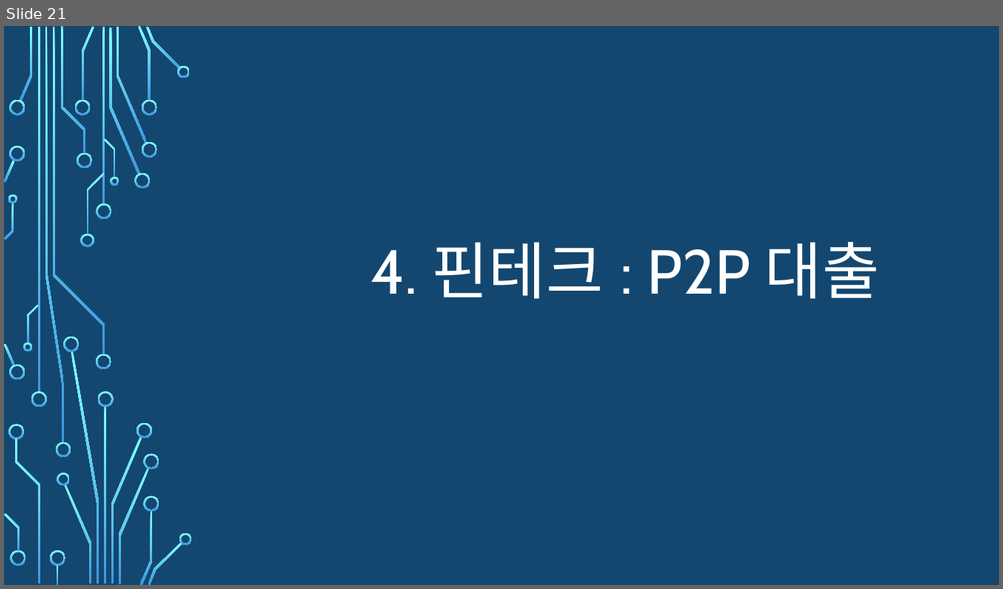
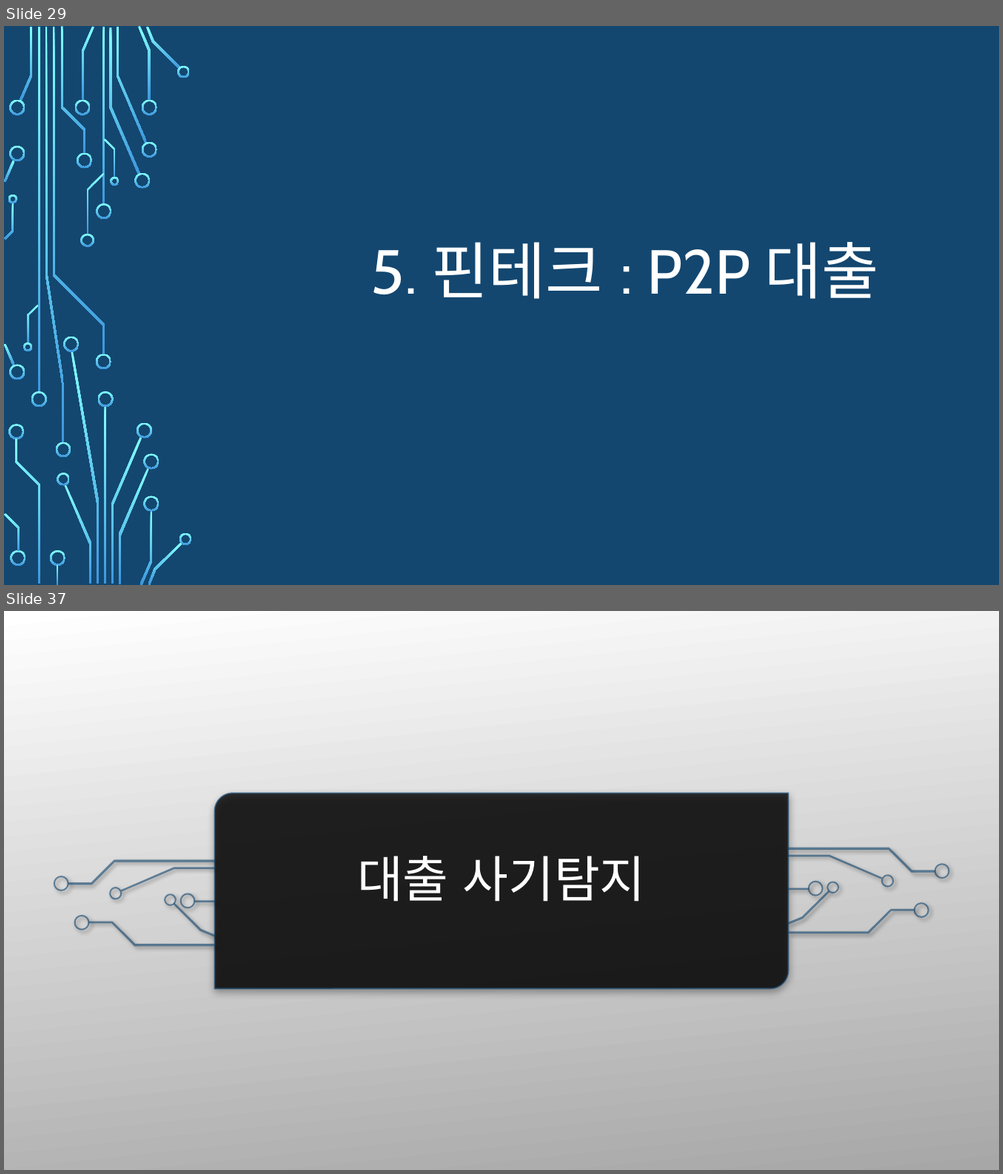
Before and after one commit to zerosum99/python_data_analysis, a slide deck: 금융/4차 산업혁명을 위한 금융.pptx. Shown one above the other, each under a label of ours: slide 21 before the commit, slides 29 and 37 after it; the slides between them are not shown. The pictures are 1003x589 and 1003x1174 pixels, drawn with LibreOffice and Linux fonts; fonts in the diff are those of the drawing; background and template pictures are left out. Boxes give left, top, right and bottom in pixels: in the first picture for what was removed or moved away, otherwise in the second. Text is boxed around its words. In the diff, an @@ line names an element or a change of style, - is before the commit and + after.

```diff
--- a/금융/4차 산업혁명을 위한 금융.pptx
+++ b/금융/4차 산업혁명을 위한 금융.pptx
@@ slide 37 added at (4, 611, 999, 1170), background picture (left out) @@
@@ rectangle added at (4, 611, 999, 1170), fill gradient #FFFFFF to #A7A7A7 @@
@@ round diag rect added at (214, 793, 788, 988), fill #000000 at 80% opacity, outline #134770 1.5 pt @@
@@ title added at (357, 856, 645, 902), 48 pt, text #FFFFFF @@
+대출 사기탐지
@@ group added at (54, 847, 950, 947): 18 freeform shapes, 2 rectangles @@
@@ group added at (4, 611, 192, 1170): 50 freeform shapes, 4 rectangles @@
@@ what was slide 21 is now slide 29 @@
@@ slide 29 changed as well @@
@@ title at (371, 242, 879, 299): text changed @@
-4. 핀테크 : P2P 대출
+5. 핀테크 : P2P 대출
```
Also in this commit, not shown: 1 other slide changed, 19 other slides added, 2 slides removed.
